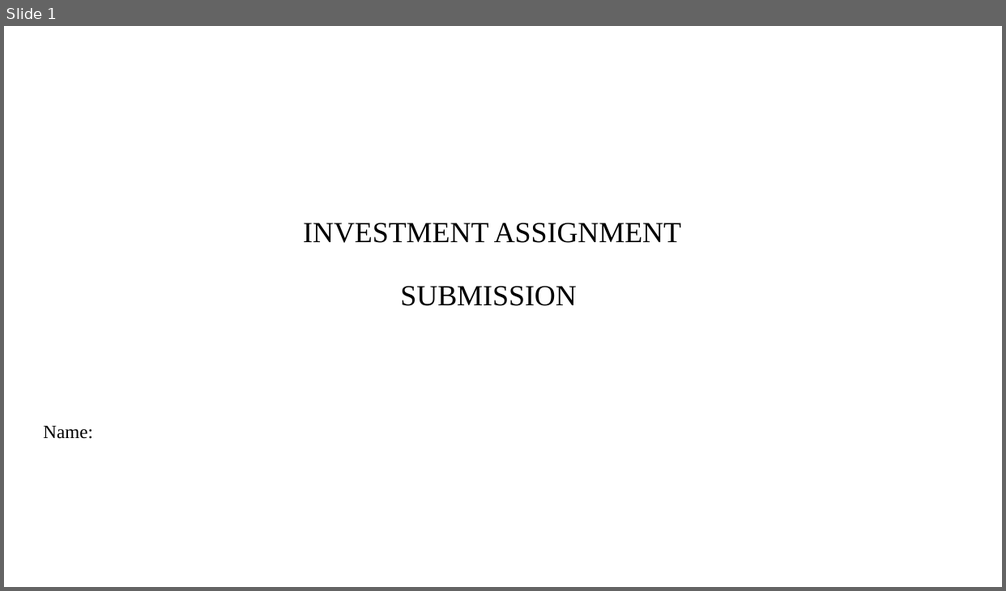
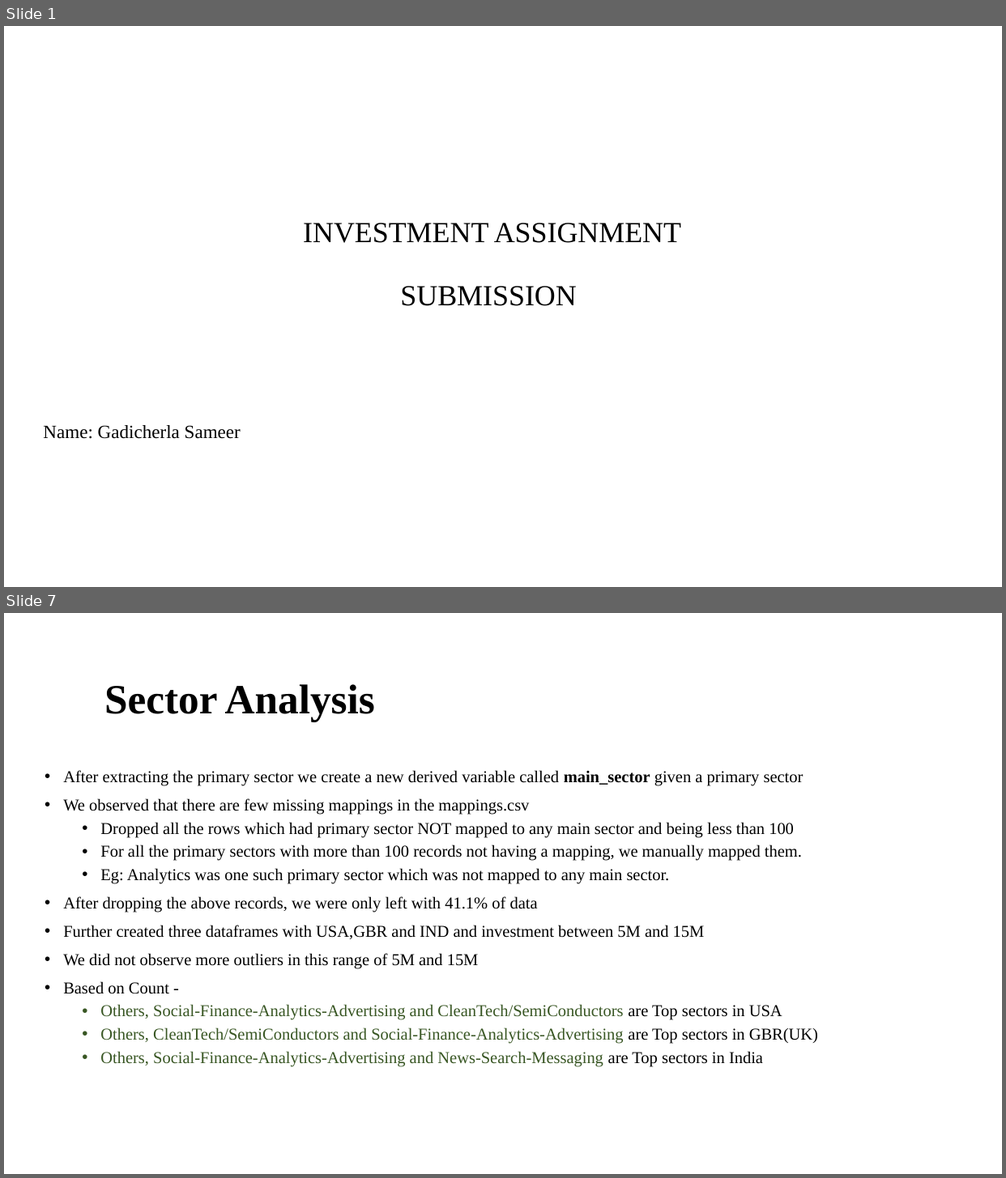
Before and after one commit to sameerg07/EDA_SparkFunds, a slide deck: Data/INVEST.pptx. Shown one above the other, each under a label of ours: slide 1 before the commit, slides 1 and 7 after it; the slides between them are not shown. The pictures are 1006x591 and 1006x1178 pixels, drawn with LibreOffice and Linux fonts; fonts in the diff are those of the drawing; background and template pictures are left out. Boxes give left, top, right and bottom in pixels: in the first picture for what was removed or moved away, otherwise in the second. Text is boxed around its words. In the diff, an @@ line names an element or a change of style, - is before the commit and + after.

```diff
--- a/Data/INVEST.pptx
+++ b/Data/INVEST.pptx
@@ slide 7 added at <box>4,613,1002,1174</box>, background #FFFFFF @@
@@ title added at <box>104,684,375,722</box>, 40 pt, text #000000, bold @@
+Sector Analysis
@@ text added at <box>63,770,818,1067</box>, 16 pt, text #000000 @@
+• After extracting the primary sector we create a new derived variable called main_sector given a primary sector
+• We observed that there are few missing mappings in the mappings.csv
+  • Dropped all the rows which had primary sector NOT mapped to any main sector and being less than 100
+  • For all the primary sectors with more than 100 records not having a mapping, we manually mapped them.
+  • Eg: Analytics was one such primary sector which was not mapped to any main sector.
+• After dropping the above records, we were only left with 41.1% of data
+• Further created three dataframes with USA,GBR and IND and investment between 5M and 15M
+• We did not observe more outliers in this range of 5M and 15M
+• Based on Count -
+  • Others, Social-Finance-Analytics-Advertising and CleanTech/SemiConductors are Top sectors in USA
+  • Others, CleanTech/SemiConductors and Social-Finance-Analytics-Advertising are Top sectors in GBR(UK)
+  • Others, Social-Finance-Analytics-Advertising and News-Search-Messaging are Top sectors in India
@@ slide 1 changed as well @@
@@ subtitle at <box>43,425,241,439</box>: text changed @@
-Name:
+Name: Gadicherla Sameer
```
Also in this commit, not shown: 9 other slides added, 9 slides removed, 4 other files.
